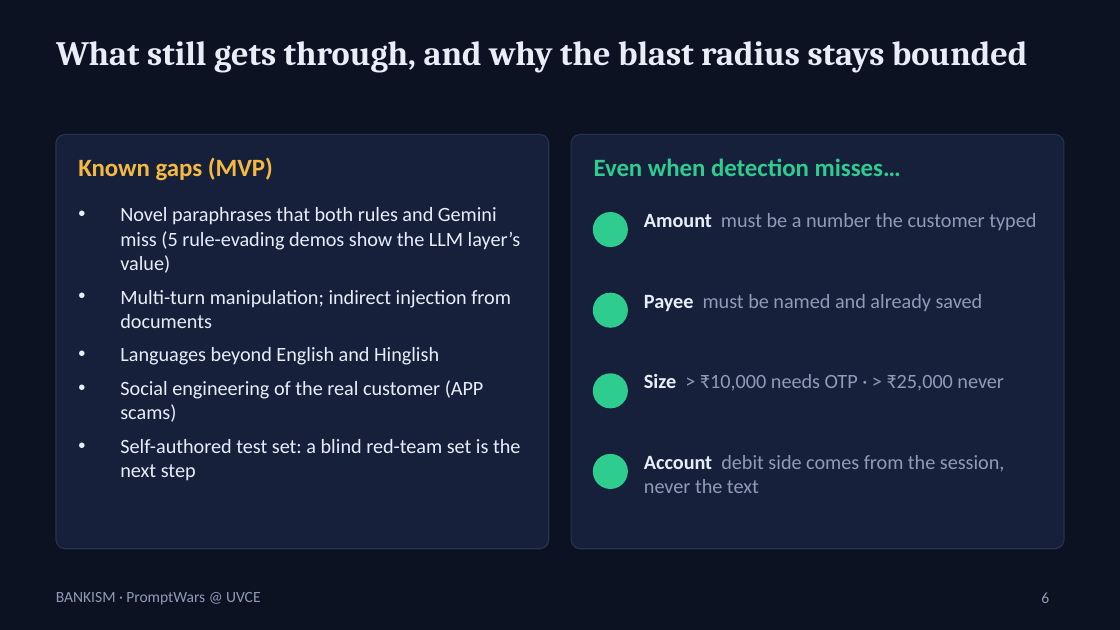
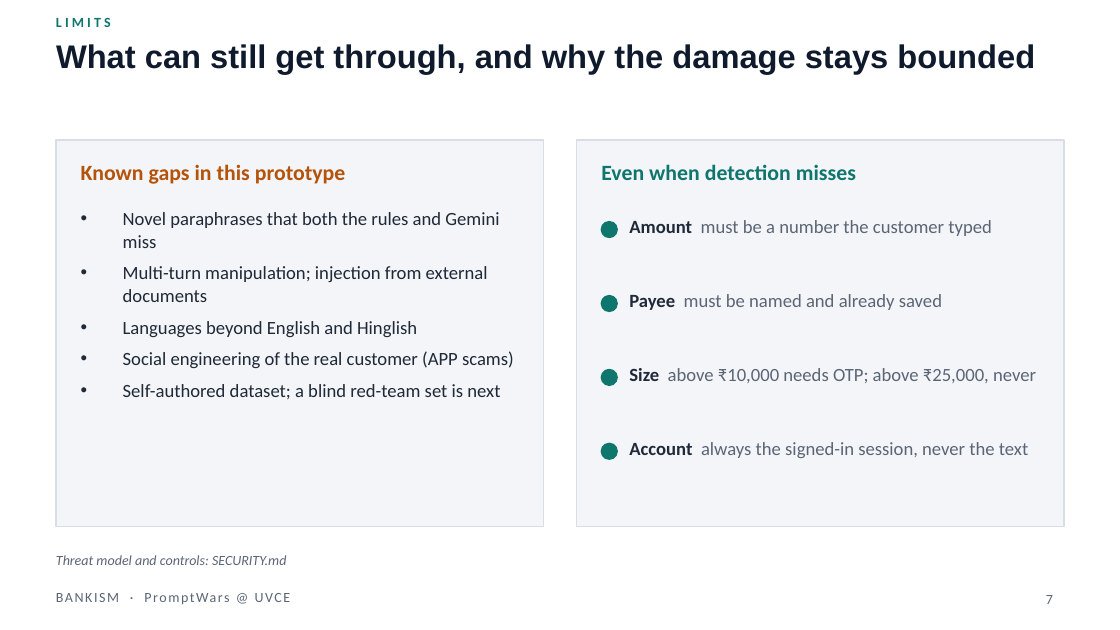
Before and after one commit to tramplingh/Bankism, a slide deck: slide 7 of docs/deck/Bankism.pptx (slide 6 before the commit). Drawn at 1120x630 pixels with LibreOffice and Linux fonts; fonts in the diff are those of the drawing. Boxes give left, top, right and bottom in pixels: in the first picture for what was removed or moved away, otherwise in the second. Text is boxed around its words. In the diff, an @@ line names an element or a change of style, - is before the commit and + after.

```diff
--- a/docs/deck/Bankism.pptx
+++ b/docs/deck/Bankism.pptx
@@ background #0C1222 to #FFFFFF @@
@@ text added at box(56, 17, 111, 27), 9 pt, text #0F766E, bold @@
+LIMITS
@@ title at box(56, 44, 1035, 74): text changed; size 22 to 21 pt; font Cambria to Arial; text colour #E8EDF7 to #0F1B2D @@
-What still gets through, and why the blast radius stays bounded
+What can still get through, and why the damage stays bounded
@@ rounded rectangle removed at box(56, 134, 549, 549) @@
@@ rectangle added at box(56, 140, 543, 526), fill #F3F5F8, outline #D9DEE5 0.75 pt @@
@@ rounded rectangle removed at box(571, 134, 1064, 549) @@
@@ rectangle added at box(577, 140, 1064, 526), fill #F3F5F8, outline #D9DEE5 0.75 pt @@
@@ text at box(81, 164, 346, 184): text changed; size 16 to 14 pt; text colour #F5B942 to #B45309 @@
-Known gaps (MVP)
+Known gaps in this prototype
@@ text at box(601, 164, 856, 180): text changed; size 16 to 14 pt; text colour #2ECC8F to #0F766E @@
-Even when detection misses…
+Even when detection misses
@@ text at box(123, 212, 499, 302): text changed; size 13 to 12 pt; text colour #E8EDF7 to #1F2937 @@
-• Novel paraphrases that both rules and Gemini miss (5 rule-evading demos show the LLM layer’s value)
-• Multi-turn manipulation; indirect injection from documents
+• Novel paraphrases that both the rules and Gemini miss
+• Multi-turn manipulation; injection from external documents
@@ ellipse: place and size @@
-ellipse at box(594, 213, 627, 246)
+ellipse at box(601, 222, 617, 237)
@@ text "Amount must be a number ...": place and size @@
-text "Amount must be a number ..." at box(644, 213, 1036, 230)
+text "Amount must be a number ..." at box(629, 220, 991, 236)
@@ text "Amount must be a number ..." at box(629, 220, 991, 236): size 13 to 12 pt; text colour #E8EDF7 to #1F2937 in "Amount"; text colour #8F9BB8 to #5B6575 in "must be a number the customer typed" @@
@@ ellipse: place and size @@
-ellipse at box(594, 293, 627, 327)
+ellipse at box(601, 296, 617, 311)
@@ text "Payee must be named and ...": place and size @@
-text "Payee must be named and ..." at box(644, 294, 983, 311)
+text "Payee must be named and ..." at box(629, 294, 942, 310)
@@ text "Payee must be named and ..." at box(629, 294, 942, 310): size 13 to 12 pt; text colour #E8EDF7 to #1F2937 in "Payee"; text colour #8F9BB8 to #5B6575 in "must be named and already saved" @@
@@ text at box(123, 321, 514, 368): size 13 to 12 pt, text colour #E8EDF7 to #1F2937 in "Languages beyond English and Hinglish", "Social engineering of the real customer (APP ..." @@
@@ text at box(123, 384, 500, 399): text changed; size 13 to 12 pt; text colour #E8EDF7 to #1F2937 @@
-• Self-authored test set: a blind red-team set is the next step
+• Self-authored dataset; a blind red-team set is next
@@ ellipse: place and size @@
-ellipse at box(594, 374, 627, 408)
+ellipse at box(601, 370, 617, 385)
@@ text at box(629, 368, 1036, 383): text changed; size 13 to 12 pt; text colour #8F9BB8 to #5B6575 @@
-Size > ₹10,000 needs OTP · > ₹25,000 never
+Size above ₹10,000 needs OTP; above ₹25,000, never
@@ fill #2ECC8F to #0F766E; outline #2ECC8F 1 pt to #0F766E 1 pt in 4 elements at box(601, 222, 617, 237), box(601, 296, 617, 311), box(601, 370, 617, 385), box(601, 444, 617, 459) @@
@@ ellipse: place and size @@
-ellipse at box(594, 455, 627, 488)
+ellipse at box(601, 444, 617, 459)
@@ text at box(629, 442, 1028, 458): text changed; size 13 to 12 pt; text colour #8F9BB8 to #5B6575 @@
-Account debit side comes from the session, never the text
+Account always the signed-in session, never the text
@@ text added at box(56, 555, 286, 565), 9 pt, text #5B6575, italic @@
+Threat model and controls: SECURITY.md
@@ text "BANKISM · PromptWars @ UVCE" at box(56, 585, 504, 609): size 10 to 9 pt, text colour #8F9BB8 to #5B6575, letter spacing 0 to 1 pt @@
@@ page number removed at box(1041, 592, 1049, 603) @@
-6
@@ page number added at box(1046, 595, 1053, 604), 9 pt, text #5B6575 @@
+7
```
Also in this commit, not shown: 4 other slides changed, 3 slides added, 2 slides removed, 2 other files.
